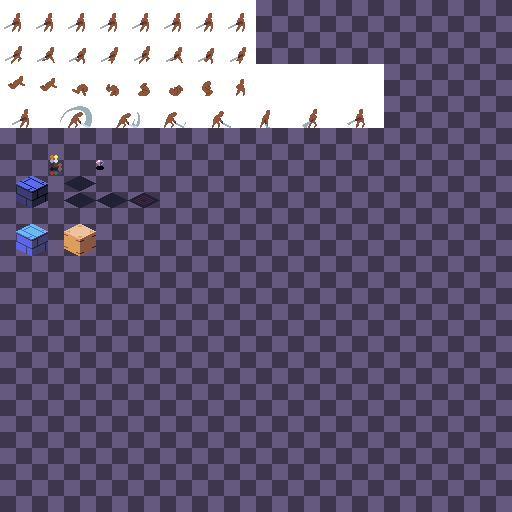
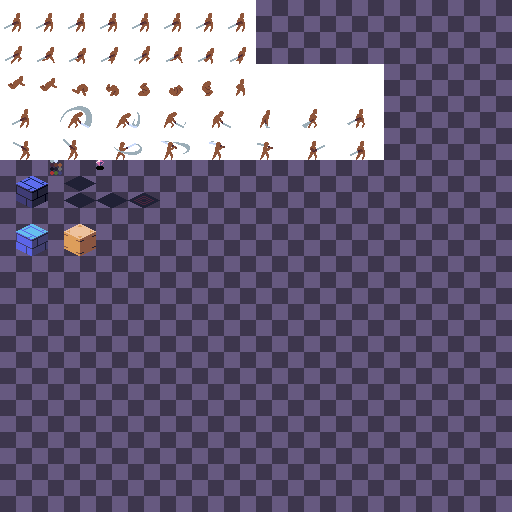
Comparing the layer stacks of the two 512x512 images. Changes:
painted on "Слой 2" over (x1=13, y1=139, x2=365, y2=160)
painted on "Слой 1" over (x1=0, y1=128, x2=384, y2=160)
